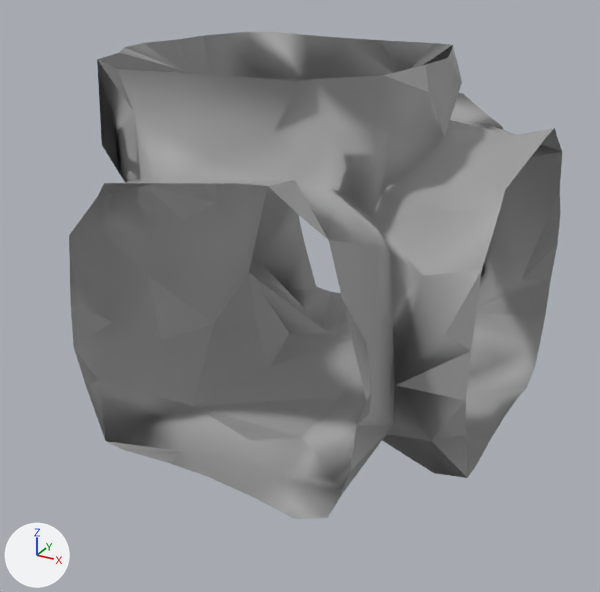
The glTF model Rogue-Robots/Assets/Models/ModularBlocks/4UpConnector.gltf as it was, and as the next commit left it.
Rendered twice from a 50 mm lens placed at (4.42, -8.3, 6.18), pointed at (0.05, -0.35, 2.2). Arrows for +X, +Y and +Z are at lower left; the lights stay in place. Vertices at the same position are counted once.

Objects in the first picture: '4UpConnector'.
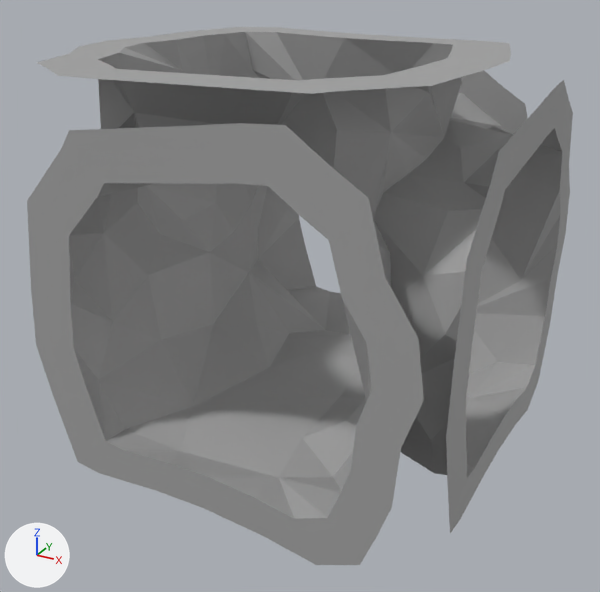
What differs and where, as boxes (x1, y1, x2, y2) in the pictures (600 x 592 px):
'4UpConnector', reshaped (11% wider, 10% taller)
    before: (69, 32, 562, 519)
    after: (27, 27, 573, 565)
part 1 of me_scene_029, built on
    before: (481, 261, 485, 278)
    after: (27, 27, 573, 565)

The change, as a list of edits to the scene's bpy script:
```text
Change me_scene_029:
    used by ob_4upconnector; location = (0.0, 0.0, 0.0)
    remove me_scene_029.from_pydata(...)  # 218 vertices, 353 faces; spans x -1.93..2.5, y -2.5..2.5, z 0.73..5.0
    add me_scene_029.from_pydata(...)  # 306 vertices, 522 faces; spans x -2.44..2.5, y -2.72..2.5, z 0.39..5.0
    me_scene_029 part 1
    6 vertices are removed from x 1.24..1.69, y -1.04..1.64, z 2.14..3.76
    21 faces are deleted
    94 vertices are added at x -2.44..2.5, y -2.72..2.5, z 0.39..5.0
    46 new faces join them, mat_pp_standard_material_115 (picture img_pp_color_palette)
    144 new faces join them, mat_pp_standard_material_117 (picture img_pp_color_palette)
    me_scene_029 part 2: the surface is now shaded flat
```
